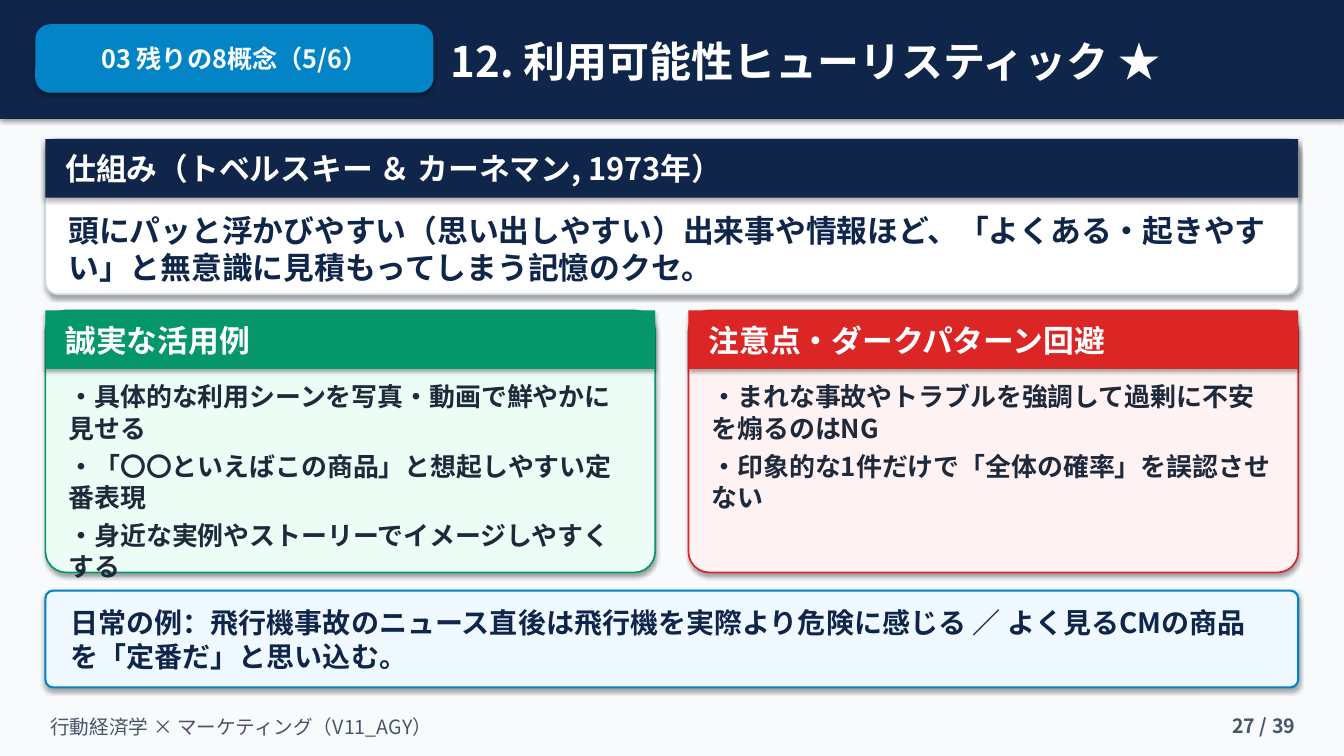
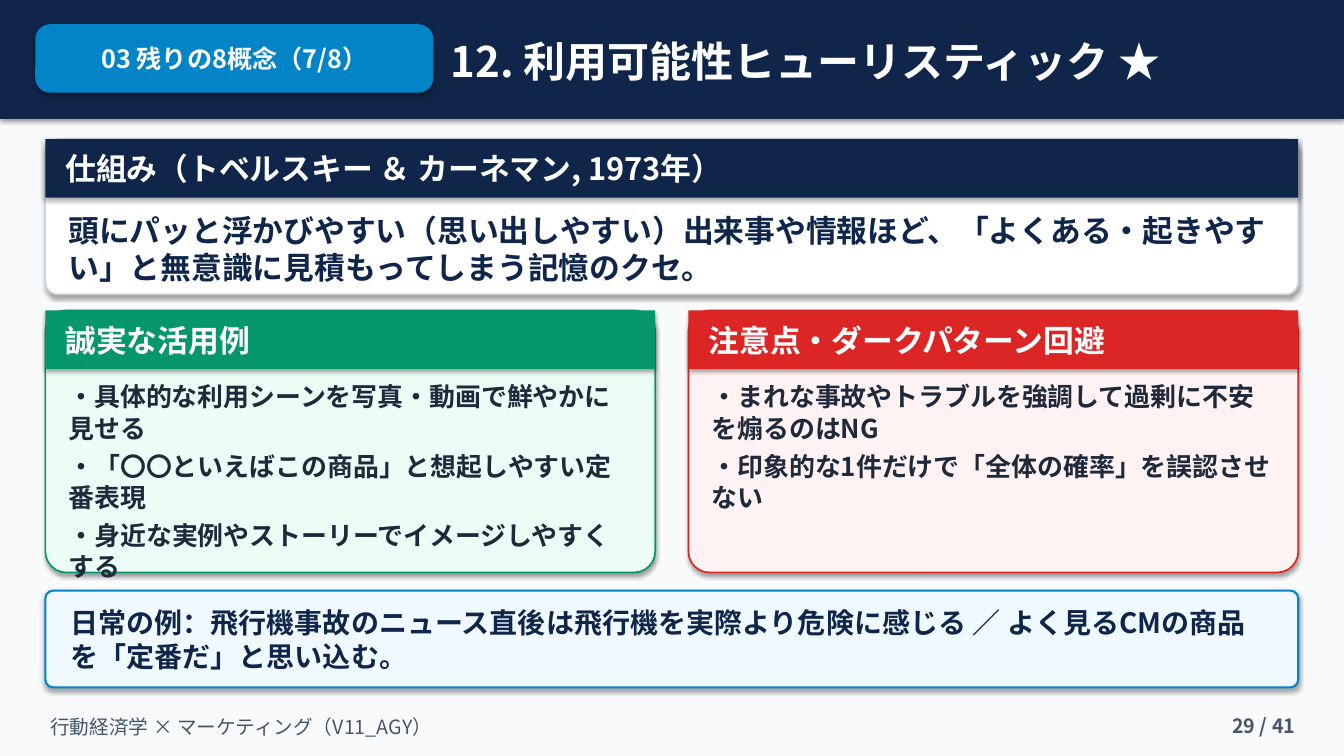
Before and after one commit to kkomatsu81/jns-slide-v11-agy, a slide deck: slide 29 of 融合版_V11_AGY.pptx (slide 27 before the commit). Drawn at 1344x756 pixels with LibreOffice and Linux fonts; fonts in the diff are those of the drawing. Boxes give left, top, right and bottom in pixels: in the first picture for what was removed or moved away, otherwise in the second. Text is boxed around its words. In the diff, an @@ line names an element or a change of style, - is before the commit and + after.

```diff
--- a/融合版_V11_AGY.pptx
+++ b/融合版_V11_AGY.pptx
@@ text in rounded rectangle at (x1=101, y1=46, x2=368, y2=73): text changed @@
-03 残りの8概念（5/6）
+03 残りの8概念（7/8）
@@ text at (x1=1232, y1=718, x2=1295, y2=733): text changed @@
-27 / 39
+29 / 41
```
Also in this commit, not shown: 37 other slides changed, 2 slides added.
